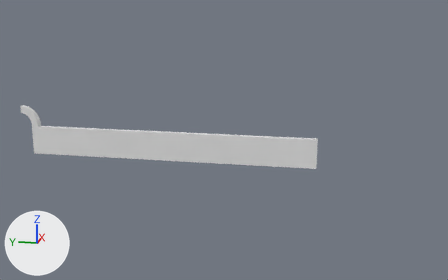
Renders of the FBX model Outphord/Assets/Prefabs/Muros/Muro.fbx from each side of a commit.
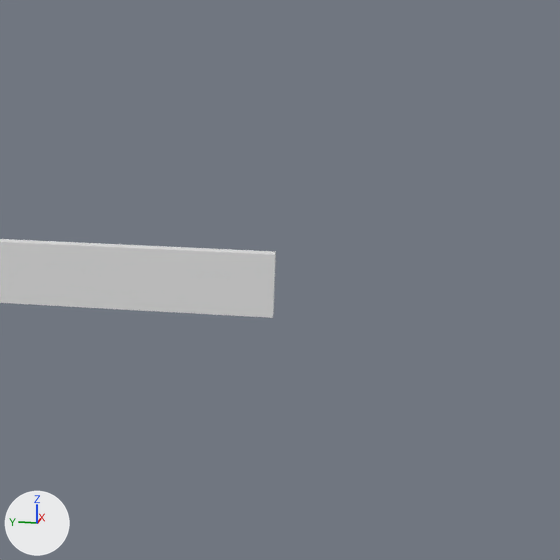
Each version appears first whole from a 50 mm camera at (-37.5, -20.8, 11.8) aimed at (3.3, -12.6, 1.6), and next in a close-up on the part from 43% to 100% of the width and 8% to 100% of the height. The lights are fixed; the arrows at lower left show +X, +Y and +Z.

The older version as bpy lines, for what is in view:
```python
me_cube_006 = bpy.data.meshes.new('Cube.006')
me_cube_006.from_pydata(...)  # 48 vertices, 45 faces; spans x 3.0..3.4, y -19.0..2.3, z 0.0..3.5
# before: 0 (3.0, -19.0, 0.0) at pixel (272, 317), 1 (3.0, -19.0, 2.0) at pixel (275, 254), 4 (3.4, -19.0, 0.0) at pixel (273, 314), 5 (3.4, -19.0, 2.0) at pixel (275, 251)
ob_muro = bpy.data.objects.new('Muro', me_cube_006)
ob_muro.location = (0.0, 0.0, 0.0)
```
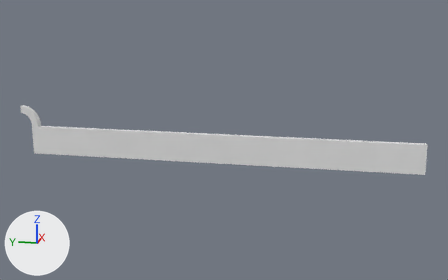
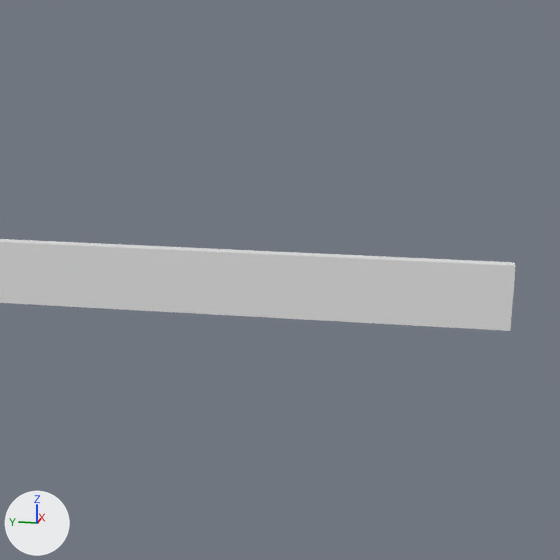
Boxes (x1, y1, x2, y2) around the edits, measured in the close-ups (560 x 560 px):
'Muro', reshaped: before (0, 239, 276, 318); after (0, 239, 516, 331)

What the commit changed:
me_cube_006 has 48 vertices, 45 faces and spans x 3.0..3.4, y -19.0..2.3, z 0.0..3.5.
me_cube_006 is used by ob_muro; location (0.0, 0.0, 0.0).
Part 1, on me_cube_006:
Vertices 0, 1, 4, 5 of me_cube_006 move by (0.0, -7.0, 0.0).
